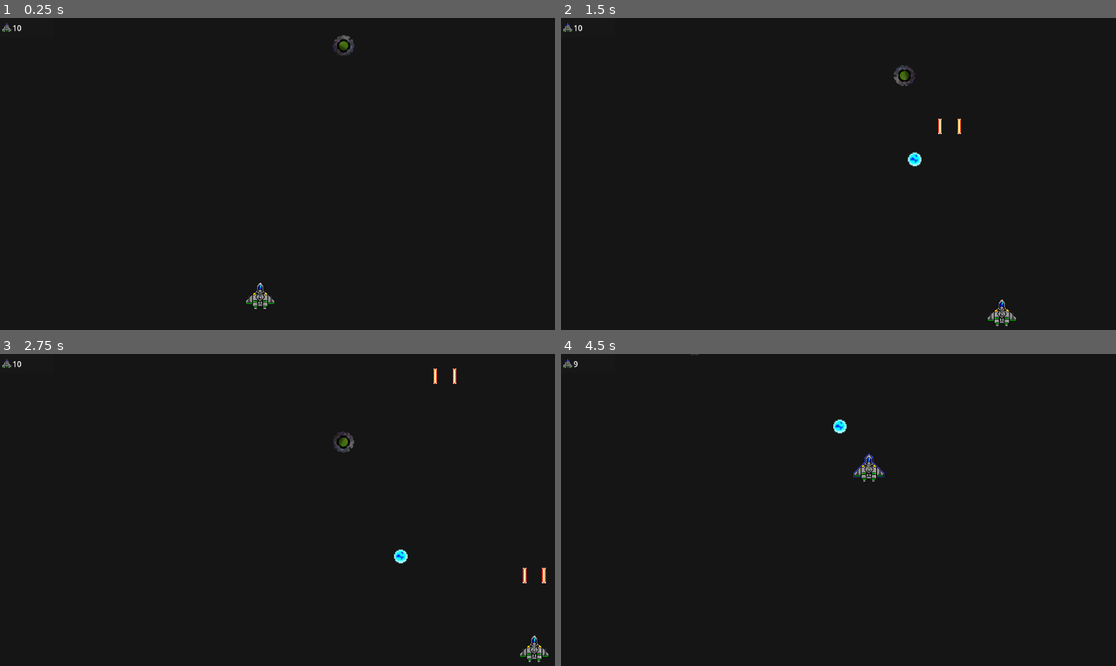
Above: before the commit, frames 1-4 (two rows, left to right).
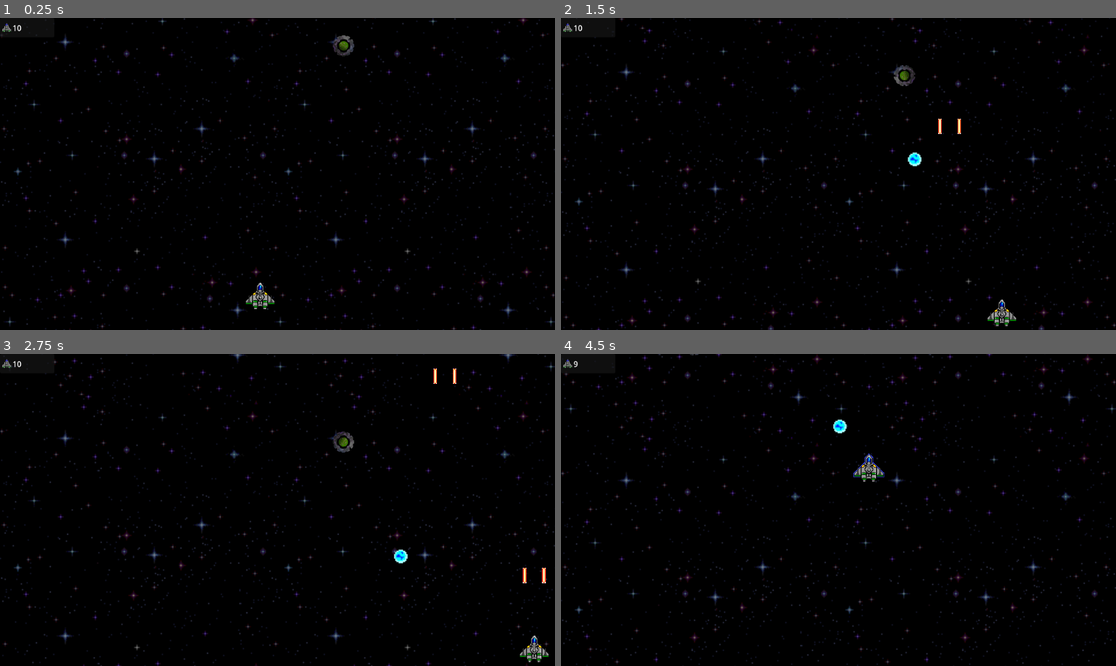
Above: after the commit, the same moments.

Repository: grammidin4eg/StartVoid
Game: Godot game, scene res://scenes/main/main.tscn
Two runs of this game, one before a commit and one after it. Both use one fixed random seed, a clock stepped at 60 frames per second and the inputs below.
Inputs:
- Up to frame 1 (0.25 s): no input
- Up to frame 2 (1.5 s): hold D (right) 0.53-1.28 s; hold Space (fire) 0.53-1.28 s; hold S (down) from 1.28 s (still down); tap Space (fire) at 1.35 s
- Up to frame 3 (2.75 s): release S (down) at 2.03 s; hold D (right) from 2.03 s (still down); hold Space (fire) from 2.03 s (still down)
- Up to frame 4 (4.5 s): release D (right) at 2.78 s; release Space (fire) at 2.78 s; hold W (up) 2.78-3.53 s; tap Space (fire) at 2.85, 4.35 s; hold Space (fire) 3.53-4.28 s; hold A (left) from 3.53 s (still down)

The runs differ from the first frame. In frame 1, 1.0% of the frame differs, in the area x 0-100%, y 0-100%; in frame 2, 0.9%; in frame 3, 0.9%; in frame 4, 1.0%.

Commit message:
parallax

Diff:
--- a/scenes/main/main.tscn
+++ b/scenes/main/main.tscn
@@ -6,6 +6,8 @@
 [ext_resource type="PackedScene" uid="uid://dg5huet1dns14" path="res://scenes/ufo/ufo.tscn" id="4_ryn2x"]
 [ext_resource type="Script" path="res://scenes/main/spawn_timer.gd" id="5_5amii"]
 [ext_resource type="Texture2D" uid="uid://nkj50pduroue" path="res://images/ss_1.png" id="6_g2vub"]
+[ext_resource type="Script" path="res://scenes/main/parallax_background.gd" id="7_d8je0"]
+[ext_resource type="Texture2D" uid="uid://cgb5cuxns7hl0" path="res://images/background_1.png" id="7_fmu6m"]
 
 [sub_resource type="RectangleShape2D" id="RectangleShape2D_giw15"]
 size = Vector2(1442, 882)
@@ -109,6 +111,19 @@
 offset_bottom = 32.0
 text = "x 1000"
 
+[node name="ParallaxBackground" type="ParallaxBackground" parent="."]
+script = ExtResource("7_d8je0")
+
+[node name="ParallaxLayer" type="ParallaxLayer" parent="ParallaxBackground"]
+position = Vector2(0, -5)
+motion_mirroring = Vector2(0, 2340)
+
+[node name="Sprite2D" type="Sprite2D" parent="ParallaxBackground/ParallaxLayer"]
+position = Vector2(0, -1581)
+scale = Vector2(2.4, 2.4)
+texture = ExtResource("7_fmu6m")
+centered = false
+
 [connection signal="change_heart" from="Player" to="." method="_on_player_change_heart"]
 [connection signal="body_exited" from="BulletArea" to="." method="_on_bullet_area_body_exited"]
 [connection signal="body_entered" from="MiddleLine" to="." method="_on_middle_line_body_entered"]
--- /dev/null
+++ b/scenes/main/parallax_background.gd
@@ -0,0 +1,6 @@
+extends ParallaxBackground
+
+@export var scrolling_speed = 50 #200
+
+func _process(delta):
+	scroll_offset.y += scrolling_speed * delta
Binary file added: images/background_1.png
Not shown, added: images/background_1.png.import
Not shown: 1 places in scenes/main/main.tscn that only renumber resources
